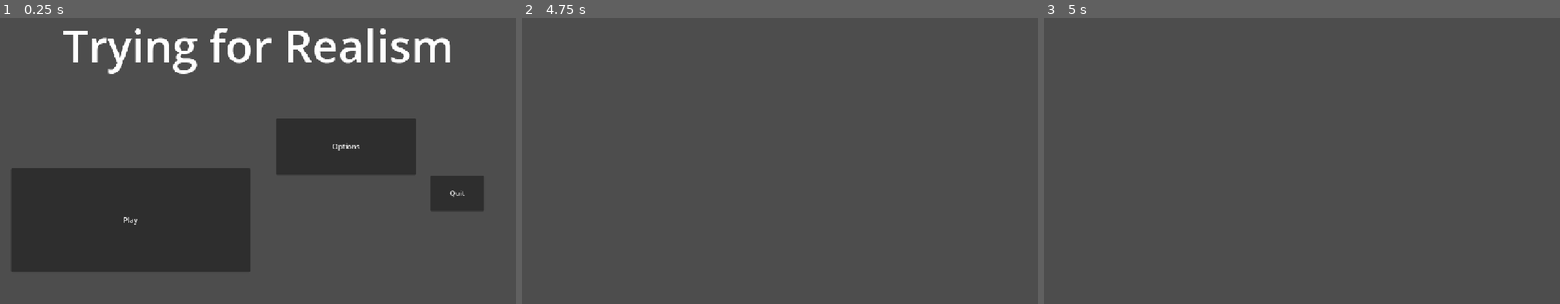
Above: before the commit, frames 1-3 (left to right).
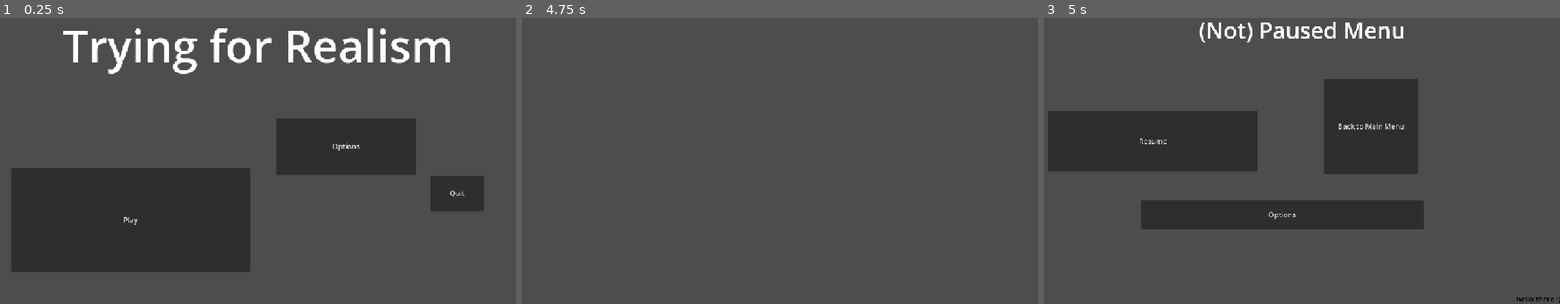
Above: after the commit, the same moments.

Repository: sid-the-loser/Trying-For-Realism
Game: Godot game, scene res://scenes/main_menu.tscn
Two runs of this game, one before a commit and one after it. Both use one fixed random seed, a clock stepped at 60 frames per second and the inputs below.
Inputs:
- Up to frame 1 (0.25 s): no input
- Up to frame 2 (4.75 s): click "Play" at 0.5 s; tap Enter at 1.25, 2.75, 4.25 s; tap Space at 2, 3.5 s
- Up to frame 3 (5 s): tap Escape (pause, bound only after the commit) at 4.9 s

Frames 1-2 are identical in both runs. In frame 3, 21% of the frame differs, in the area x 0-100%, y 1-100%.

Commit message:
Update project.godot

Diff:
--- a/project.godot
+++ b/project.godot
@@ -17,8 +17,35 @@
 
 [display]
 
-window/size/mode=3
 window/stretch/mode="canvas_items"
+
+[input]
+
+pause={
+"deadzone": 0.2,
+"events": [Object(InputEventKey,"resource_local_to_scene":false,"resource_name":"","device":-1,"window_id":0,"alt_pressed":false,"shift_pressed":false,"ctrl_pressed":false,"meta_pressed":false,"pressed":false,"keycode":0,"physical_keycode":4194305,"key_label":0,"unicode":0,"location":0,"echo":false,"script":null)
+]
+}
+forward={
+"deadzone": 0.2,
+"events": [Object(InputEventKey,"resource_local_to_scene":false,"resource_name":"","device":-1,"window_id":0,"alt_pressed":false,"shift_pressed":false,"ctrl_pressed":false,"meta_pressed":false,"pressed":false,"keycode":0,"physical_keycode":87,"key_label":0,"unicode":119,"location":0,"echo":false,"script":null)
+]
+}
+backward={
+"deadzone": 0.2,
+"events": [Object(InputEventKey,"resource_local_to_scene":false,"resource_name":"","device":-1,"window_id":0,"alt_pressed":false,"shift_pressed":false,"ctrl_pressed":false,"meta_pressed":false,"pressed":false,"keycode":0,"physical_keycode":83,"key_label":0,"unicode":115,"location":0,"echo":false,"script":null)
+]
+}
+left={
+"deadzone": 0.2,
+"events": [Object(InputEventKey,"resource_local_to_scene":false,"resource_name":"","device":-1,"window_id":0,"alt_pressed":false,"shift_pressed":false,"ctrl_pressed":false,"meta_pressed":false,"pressed":false,"keycode":0,"physical_keycode":65,"key_label":0,"unicode":97,"location":0,"echo":false,"script":null)
+]
+}
+right={
+"deadzone": 0.2,
+"events": [Object(InputEventKey,"resource_local_to_scene":false,"resource_name":"","device":-1,"window_id":0,"alt_pressed":false,"shift_pressed":false,"ctrl_pressed":false,"meta_pressed":false,"pressed":false,"keycode":0,"physical_keycode":68,"key_label":0,"unicode":100,"location":0,"echo":false,"script":null)
+]
+}
 
 [physics]
 
